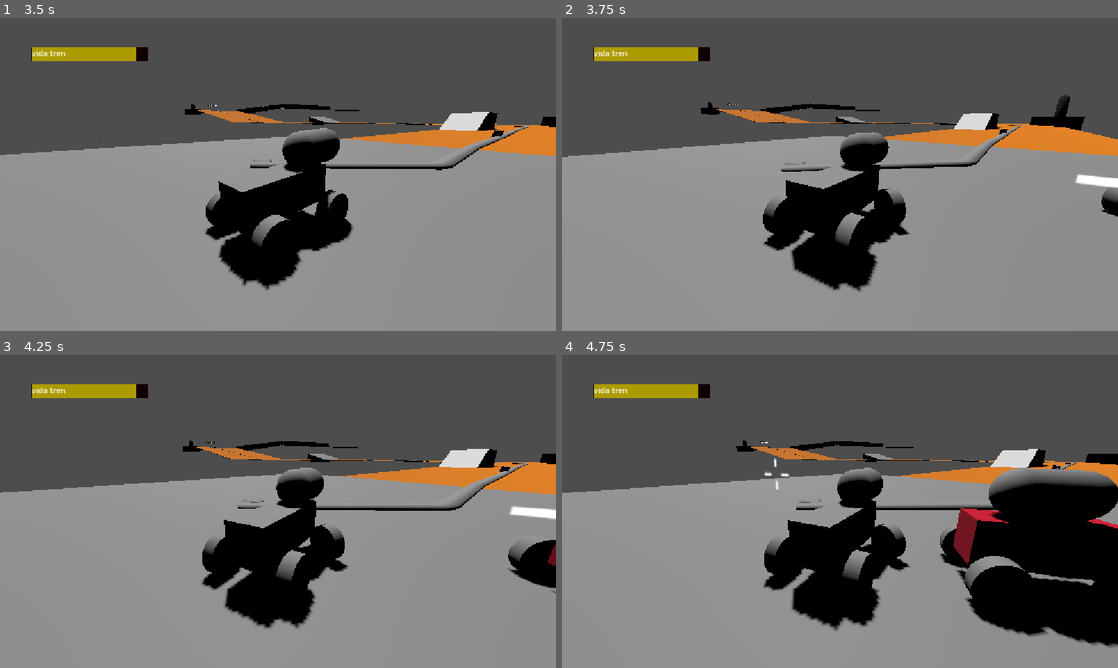
Above: before the commit, frames 1-4 (two rows, left to right).
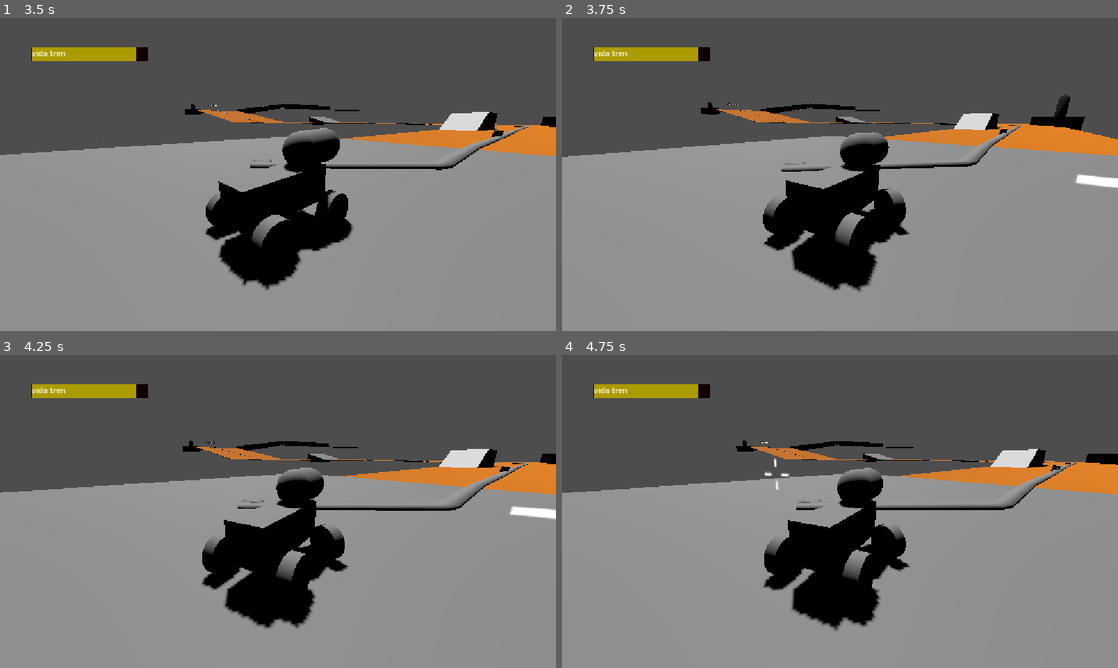
Above: after the commit, the same moments.

Repository: MauroEscalante-Hub/Linea-San-Gnomo
Game: Godot game, scene res://Escenas/grayboxing/grayboxing_escenario1.tscn
The game is run twice, just before and just after one commit, with the same random seed, the same clock (stepped at 60 frames per second) and the same inputs.
Inputs (mouse positions are in pixels of both pictures, inside the frame that each line leads up to):
- Up to frame 1 (3.5 s): move the mouse to (400, 158) at 0.52 s; hold D (derecha) 0.53-1.28 s; right-click (400, 158) at 0.6 s; move the mouse to (166, 190) at 1.27 s; hold A (izquierda) 1.28-2.03 s; tap E (cambiar_de_auto) at 1.35 s; move the mouse to (333, 105) at 2.02 s; hold D (derecha) 2.03-2.78 s; tap Space (daño) at 2.1 s; move the mouse to (250, 237) at 2.77 s; hold W (avanzar) from 2.78 s (still down); click (250, 237) at 2.85 s
- Up to frame 2 (3.75 s): move the mouse to (1006, 221) at 3.52 s; release W (avanzar) at 3.53 s; hold A (izquierda) from 3.53 s (still down); tap S (frenar) at 3.6 s
- Up to frame 3 (4.25 s): keep holding A (izquierda)
- Up to frame 4 (4.75 s): keep holding A (izquierda); move the mouse to (673, 464) at 4.27 s; tap Middle mouse button (gancho) at 4.35 s

Frame 1 is identical in both runs. In frame 2, 0.2% of the frame differs, in the area x 96-100%, y 54-64%; in frame 3, 1.0%; in frame 4, 14%, in the area x 68-100%, y 36-94%.

Commit message:
volvi componente la vida

Diff:
--- a/Escenas/dispararbalas/balas.gd
+++ b/Escenas/dispararbalas/balas.gd
@@ -3,7 +3,7 @@
 
 var direccion: Vector3
 var velocidad: float = 100
-var danio: int = 10
+var danio: int = 100
 @onready var tiempo_ = $Timer
 
 func set_direccion(nueva_direccion: Vector3) -> void:
--- a/Escenas/jugador/jugador.tscn
+++ b/Escenas/jugador/jugador.tscn
@@ -9,6 +9,7 @@
 [ext_resource type="PackedScene" uid="uid://db0xp4k6m2u8a" path="res://escenas/componentes/arma/arma.tscn" id="8_26844"]
 [ext_resource type="PackedScene" uid="uid://cu0nveryf7yao" path="res://escenas/componentes/gancho/soga.tscn" id="8_i2ues"]
 [ext_resource type="PackedScene" uid="uid://w5tekxfxwx1x" path="res://escenas/componentes/arma/arma_de_jugador.tscn" id="9_mnegl"]
+[ext_resource type="PackedScene" uid="uid://pka07c3fe5jd" path="res://escenas/componentes/vida/vida.tscn" id="10_j2gbx"]
 
 [sub_resource type="BoxMesh" id="BoxMesh_u5bk5"]
 size = Vector3(1, 1, 1.8329468)
@@ -113,3 +114,5 @@
 [node name="Arma_de_jugador" parent="." unique_id=396609384 node_paths=PackedStringArray("player") instance=ExtResource("9_mnegl")]
 transform = Transform3D(1.0000001, 0, 0, 0, 0.99996203, 0.008726536, 0, -0.008726536, 0.99996203, 0, 0.9148152, -1.3896017)
 player = NodePath("..")
+
+[node name="Vida" parent="." unique_id=2126800800 instance=ExtResource("10_j2gbx")]
--- a/escenas/componentes/arma/arma.gd
+++ b/escenas/componentes/arma/arma.gd
@@ -7,7 +7,7 @@
 @onready var area = $Area3D
 var activa: bool
 var puede_disparar := true
-@onready var mesh_instance_3d = $MeshInstance3D
+#@onready var mesh_instance_3d = $MeshInstance3D
 
 func _ready() -> void:
 	if player == null and get_parent() is VehicleBody3D:
--- a/escenas/componentes/movimiento/movimiento.gd
+++ b/escenas/componentes/movimiento/movimiento.gd
@@ -12,12 +12,10 @@
 	pass
 
 func movimineto_activado():
-	print("MOVIMIENTO ACTIVADO: ", player.name)
 	set_physics_process(true)
 
 
 func movimineto_desactivado():
-	print("MOVIMIENTO DESACTIVADO: ", player.name)
 	set_physics_process(false)
 	player.steering = 0
 	player.engine_force = 0
--- /dev/null
+++ b/escenas/componentes/vida/vida.gd
@@ -0,0 +1,28 @@
+class_name ComponenteVida
+extends Node3D
+
+@export var player: VehicleBody3D
+@export var vida_max: int = 1000
+#var vida_actual: int
+
+# Called when the node enters the scene tree for the first time.
+func _ready():
+	if player == null and get_parent() is VehicleBody3D:
+		player = get_parent() as VehicleBody3D
+
+func _activado():
+	pass
+
+func _desactivado():
+	pass
+
+# Called every frame. 'delta' is the elapsed time since the previous frame.
+func _process(delta):
+	if vida_max <= 0:
+		player.queue_free()
+	pass
+
+func recibir_danio(cantidad: int):
+
+	vida_max -= cantidad
+	print("me dieron, ",cantidad, " y mi vida es: ", vida_max)
--- /dev/null
+++ b/escenas/componentes/vida/vida.tscn
@@ -0,0 +1,6 @@
+[gd_scene format=3 uid="uid://pka07c3fe5jd"]
+
+[ext_resource type="Script" uid="uid://c4pg63bg3uuba" path="res://escenas/componentes/vida/vida.gd" id="1_jnlar"]
+
+[node name="Vida" type="Node3D" unique_id=2126800800]
+script = ExtResource("1_jnlar")
--- a/escenas/jugador/jugador.gd
+++ b/escenas/jugador/jugador.gd
@@ -1,6 +1,5 @@
 class_name CocheJugador
 extends VehicleBody3D
-@export var vida_jugador: int = 100
 @export var start_as_player: bool = false
 @onready var centro_de_masa := $"centro de masa"
 @onready var area_del_vehiculo = $deteccion_de_vehiculo
@@ -10,11 +9,9 @@
 @onready var movimiento:= $movimiento
 @onready var camara = $camara
 @onready var arma_de_jugador = $Arma_de_jugador
+@onready var componente_vida = $Vida
 
-func recibir_danio(cantidad: int) -> void:
-	vida_jugador -= cantidad
-	if vida_jugador <= 0:
-		queue_free()
+
 
 func _ready() -> void:
 	area_del_vehiculo.vehiculo_encontrado.connect(_on_vehiculo_encontrado)
@@ -38,3 +35,6 @@
 
 func _on_vehiculo_encontrado(nuevo_auto: VehicleBody3D) -> void:
 	control_del_jugador.nuevo_vehiculo = nuevo_auto
+
+func recibir_danio(cantidad: int):
+	componente_vida.recibir_danio(cantidad)
Not shown, added: escenas/componentes/vida/vida.gd.uid
